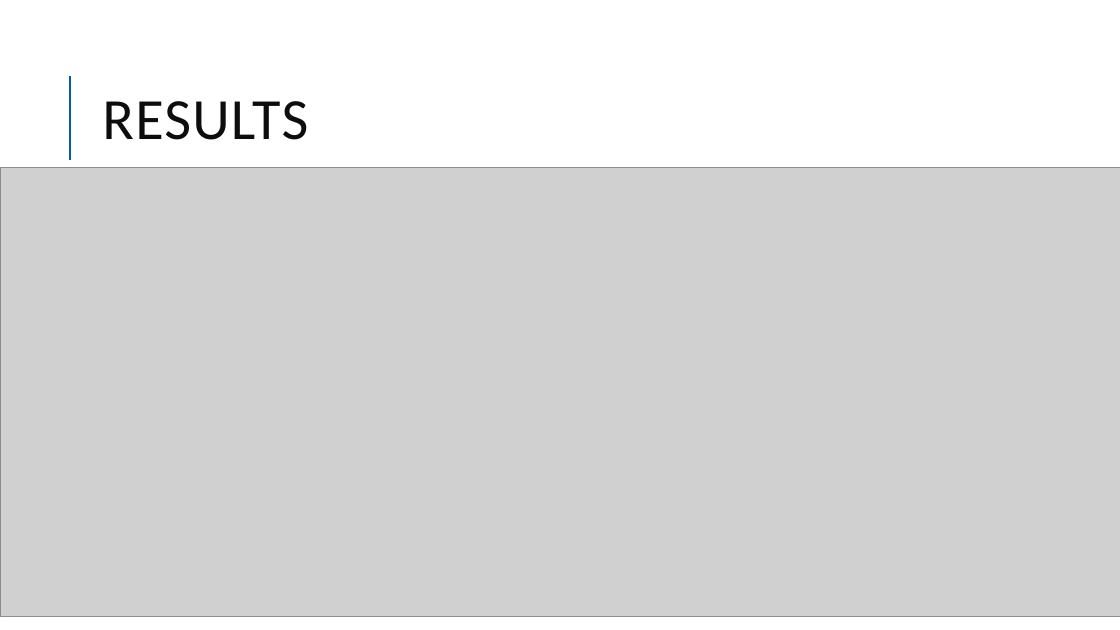
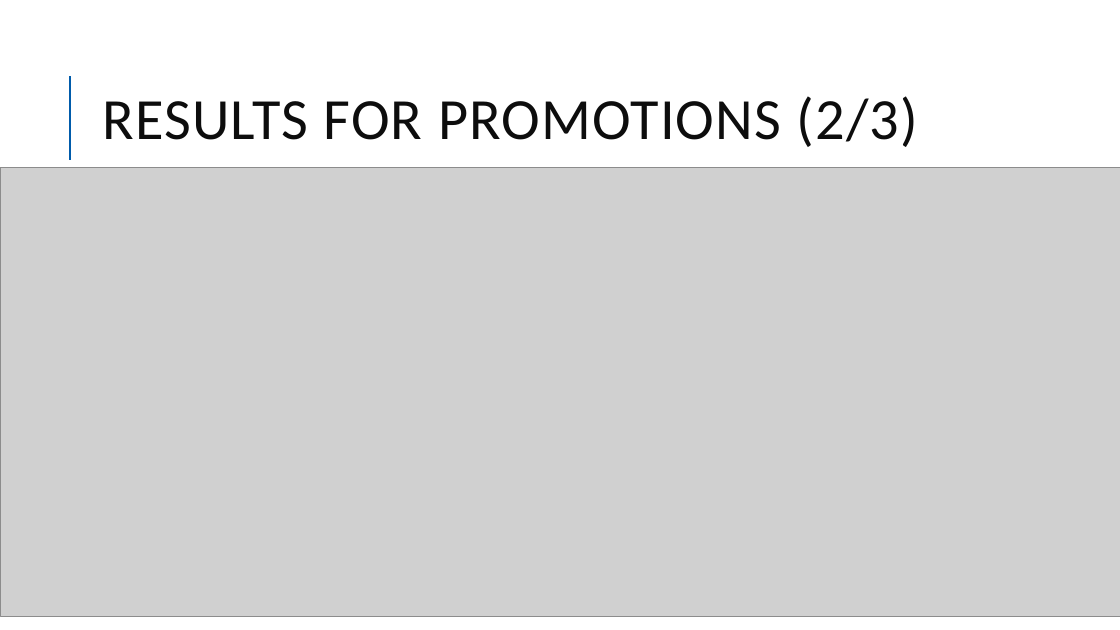
Before and after one commit to Camillelib/Web_Scrapping_project, a slide deck: slide 8 of Output/Project week 3.pptx (slide 7 before the commit). Drawn at 1120x630 pixels with LibreOffice and Linux fonts; fonts in the diff are those of the drawing; grey boxes stand for pictures. Boxes give left, top, right and bottom in pixels: in the first picture for what was removed or moved away, otherwise in the second. Text is boxed around its words. In the diff, an @@ line names an element or a change of style, - is before the commit and + after.

```diff
--- a/Output/Project week 3.pptx
+++ b/Output/Project week 3.pptx
@@ title at (102, 96, 919, 147): text changed @@
-RESULTS
+RESULTS FOR PROMOTIONS (2/3)
```
Also in this commit, not shown: 4 other slides changed, 4 slides added, 1 slide removed, 15 other files.
